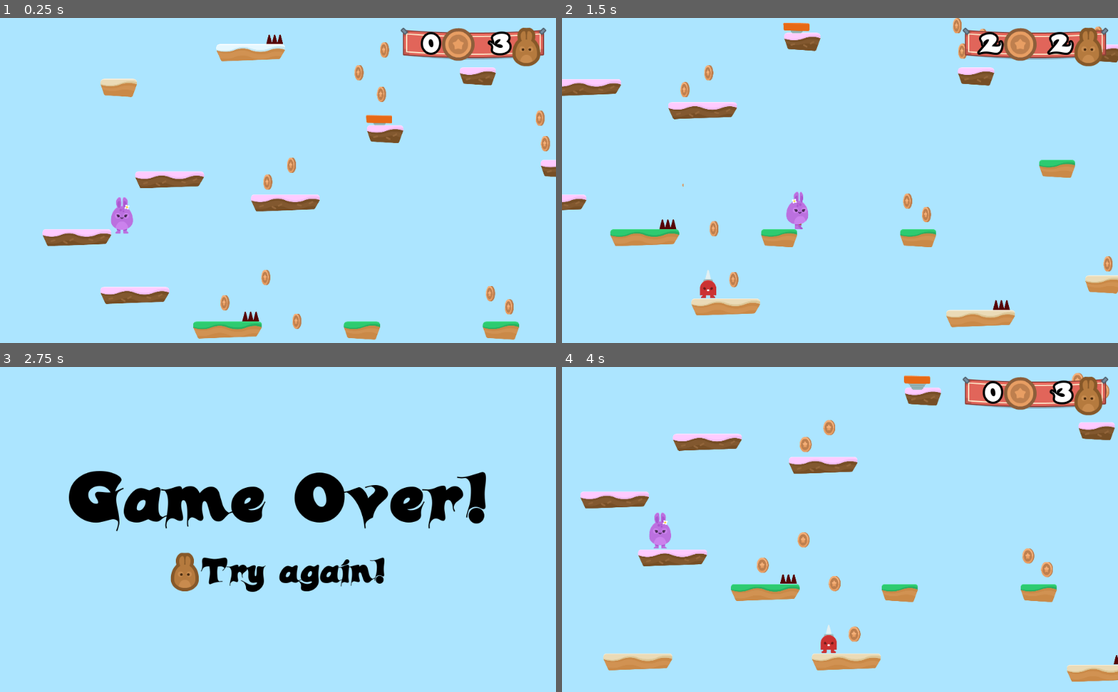
Above: before the commit, frames 1-4 (two rows, left to right).
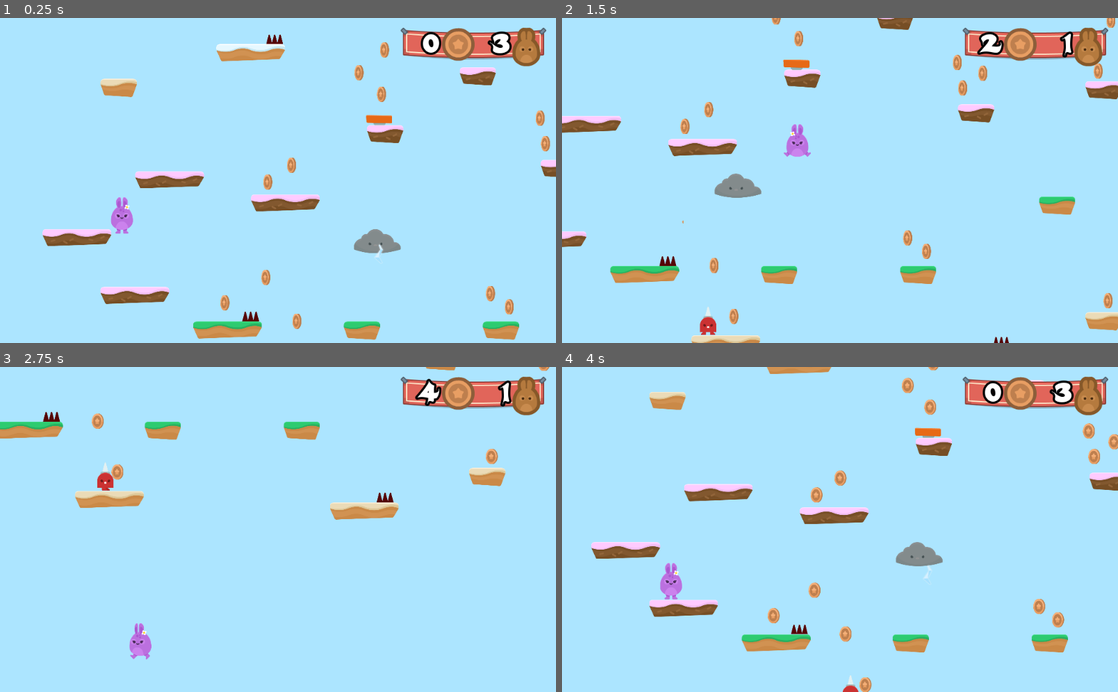
Above: after the commit, the same moments.

Repository: Eyeofthetgr/HoppyDays
Game: Godot game, scene res://Levels/Level1.tscn
Same seed, same stepped clock (60 frames per second), same inputs: the game is played once before the commit and once after it.
Inputs (mouse positions are in pixels of both pictures, inside the frame that each line leads up to):
- Up to frame 1 (0.25 s): no input
- Up to frame 2 (1.5 s): hold D (right) from 0.53 s (still down); tap W (jump) at 0.77 s
- Up to frame 3 (2.75 s): tap W (jump) at 1.52 s; release D (right) at 2.03 s; hold A (left) from 2.03 s (still down)
- Up to frame 4 (4 s): release A (left) at 2.75 s; click (745, 575) at 2.77 s; click (745, 575) at 3.52 s

The runs differ from the first frame. In frame 1, 0.4% of the frame differs, in the area x 63-73%, y 64-74%; in frame 2, 13%; in frame 3, 13%; in frame 4, 14%, in the area x 3-100%, y 0-100%.

Commit message:
Adding clouds and lightnings

Diff:
--- a/Levels/Level1.tscn
+++ b/Levels/Level1.tscn
@@ -9,6 +9,7 @@
 [ext_resource path="res://SFX/Summer_Park.ogg" type="AudioStream" id=7]
 [ext_resource path="res://GUI/GUI.tscn" type="PackedScene" id=8]
 [ext_resource path="res://NPCs/Spikeman.tscn" type="PackedScene" id=9]
+[ext_resource path="res://NPCs/Cloud.tscn" type="PackedScene" id=10]
 
 [node name="Level1" type="Node2D"]
 script = ExtResource( 1 )
@@ -272,7 +273,10 @@
 position = Vector2( 14715.1, 881.007 )
 
 [node name="Spikeman6" parent="NPCs" instance=ExtResource( 9 )]
-position = Vector2( 18750, -459.909 )
+position = Vector2( 18774.4, -456.462 )
 
 [node name="Spikeman7" parent="NPCs" instance=ExtResource( 9 )]
 position = Vector2( 20806.4, 754.641 )
+
+[node name="Cloud" parent="NPCs" instance=ExtResource( 10 )]
+position = Vector2( 1912.47, 578.188 )
--- /dev/null
+++ b/NPCs/Cloud.gd
@@ -0,0 +1,17 @@
+extends Node2D
+
+var timeout = false
+
+func _process(delta):
+	if $Sprite/RayCast2D.is_colliding():
+		fire()
+
+
+func fire():
+	if not timeout:
+		$Sprite/RayCast2D.add_child(load("res://NPCs/Lightning.tscn").instance())
+		$Sprite/Timer.start()
+		timeout = true
+
+func _on_Timer_timeout():
+	timeout = false
--- /dev/null
+++ b/NPCs/Cloud.tscn
@@ -0,0 +1,42 @@
+[gd_scene load_steps=4 format=2]
+
+[ext_resource path="res://NPCs/Cloud.gd" type="Script" id=1]
+[ext_resource path="res://GFX/Enemies/cloud.png" type="Texture" id=2]
+
+[sub_resource type="Animation" id=1]
+resource_name = "CloudDrift"
+length = 8.0
+loop = true
+step = 1.0
+tracks/0/type = "value"
+tracks/0/path = NodePath(".:position")
+tracks/0/interp = 1
+tracks/0/loop_wrap = true
+tracks/0/imported = false
+tracks/0/enabled = true
+tracks/0/keys = {
+"times": PoolRealArray( 0, 2, 6 ),
+"transitions": PoolRealArray( 1, 1, 1 ),
+"update": 0,
+"values": [ Vector2( 0, 0 ), Vector2( -500, 0 ), Vector2( 500, 0 ) ]
+}
+
+[node name="Cloud" type="Node2D"]
+script = ExtResource( 1 )
+
+[node name="Sprite" type="Sprite" parent="."]
+self_modulate = Color( 0.580392, 0.580392, 0.580392, 1 )
+texture = ExtResource( 2 )
+
+[node name="AnimationPlayer" type="AnimationPlayer" parent="Sprite"]
+autoplay = "CloudDrift"
+anims/CloudDrift = SubResource( 1 )
+
+[node name="Timer" type="Timer" parent="Sprite"]
+one_shot = true
+
+[node name="RayCast2D" type="RayCast2D" parent="Sprite"]
+position = Vector2( 0, 60 )
+enabled = true
+cast_to = Vector2( 0, 750 )
+[connection signal="timeout" from="Sprite/Timer" to="." method="_on_Timer_timeout"]
--- /dev/null
+++ b/NPCs/Lightning.gd
@@ -0,0 +1,24 @@
+extends Node2D
+
+const SPEED = 300
+
+func _ready():
+	set_as_toplevel(true)
+	global_position = get_parent().global_position
+
+
+func _process(delta):
+	position.y += SPEED * delta
+	manage_collision()
+
+
+func manage_collision():
+	var collider = $Area2D.get_overlapping_bodies()
+	for object in collider:
+		if object.name == "Player":
+			get_tree().call_group("Gamestate", "hurt")
+		queue_free()
+
+
+func _on_VisibilityNotifier2D_screen_exited():
+	queue_free()
--- /dev/null
+++ b/NPCs/Lightning.tscn
@@ -0,0 +1,34 @@
+[gd_scene load_steps=6 format=2]
+
+[ext_resource path="res://NPCs/Lightning.gd" type="Script" id=1]
+[ext_resource path="res://GFX/Particles/lighting_blue.png" type="Texture" id=2]
+[ext_resource path="res://GFX/Particles/lighting_yellow.png" type="Texture" id=3]
+
+[sub_resource type="SpriteFrames" id=1]
+animations = [ {
+"frames": [ ExtResource( 2 ), ExtResource( 3 ) ],
+"loop": true,
+"name": "default",
+"speed": 5.0
+} ]
+
+[sub_resource type="RectangleShape2D" id=2]
+extents = Vector2( 27.9643, 56.9132 )
+
+[node name="Lightning" type="Node2D"]
+script = ExtResource( 1 )
+
+[node name="Area2D" type="Area2D" parent="."]
+collision_layer = 4
+collision_mask = 3
+
+[node name="AnimatedSprite" type="AnimatedSprite" parent="Area2D"]
+frames = SubResource( 1 )
+playing = true
+
+[node name="CollisionShape2D" type="CollisionShape2D" parent="Area2D"]
+visible = false
+shape = SubResource( 2 )
+
+[node name="VisibilityNotifier2D" type="VisibilityNotifier2D" parent="Area2D"]
+[connection signal="screen_exited" from="Area2D/VisibilityNotifier2D" to="." method="_on_VisibilityNotifier2D_screen_exited"]
Not shown: 1 places in Levels/Level1.tscn that only renumber resources
Not shown, added: export_presets.cfg
